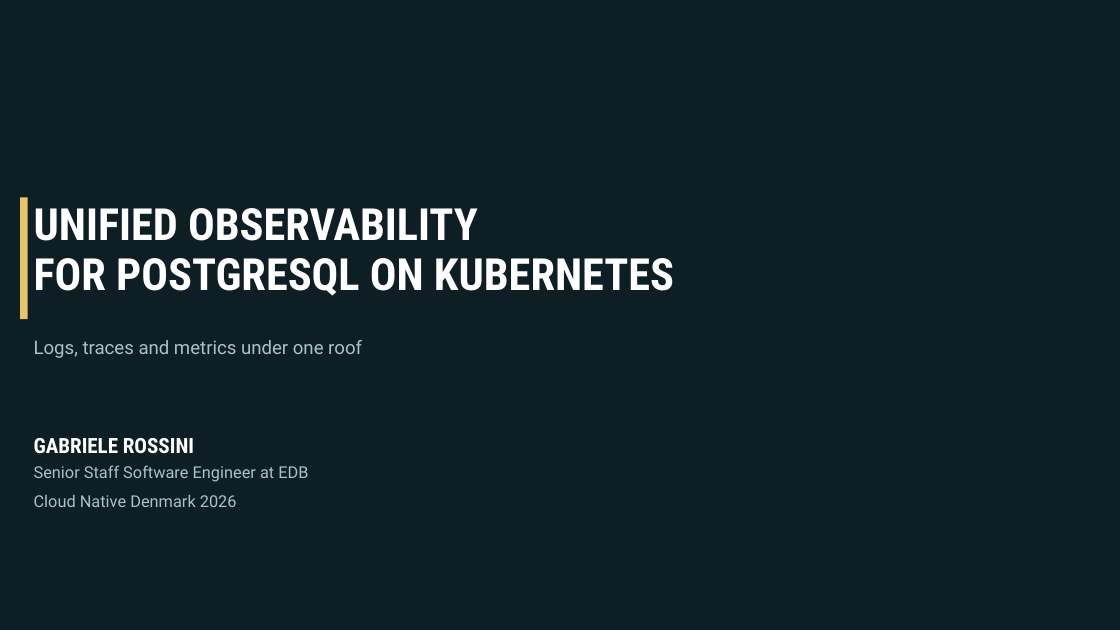
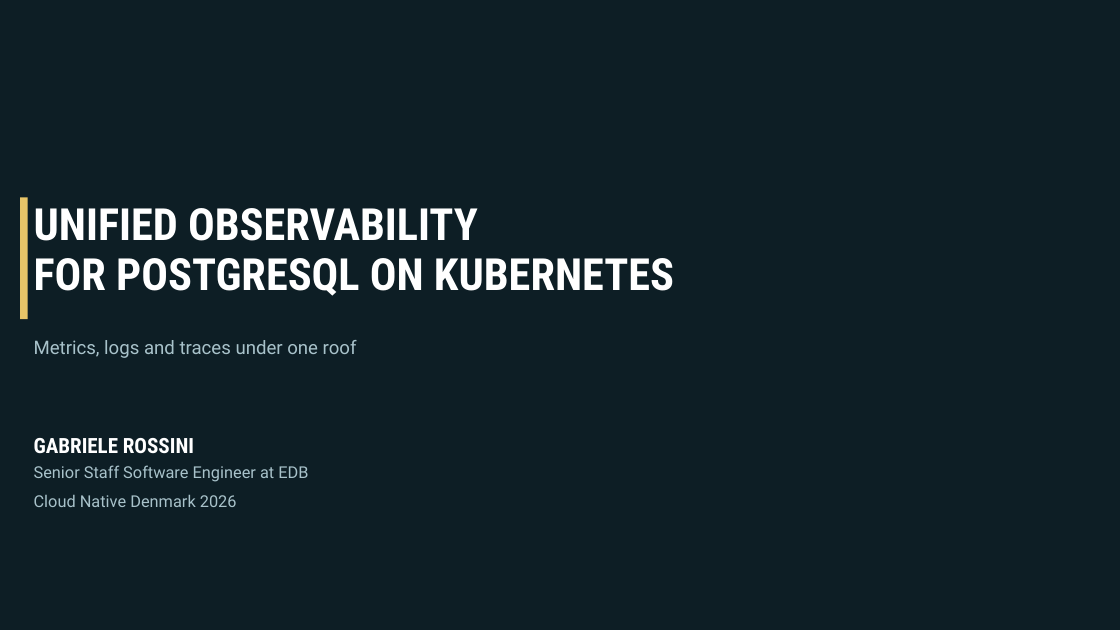
Before and after one commit to gabrosys/postgres-k8s-unified-o11y, a slide deck: slide 1 of slides/pg-unified-o11y.pptx. Drawn at 1120x630 pixels with LibreOffice and Linux fonts; fonts in the diff are those of the drawing; background and template pictures are left out. Boxes give left, top, right and bottom in pixels: in the first picture for what was removed or moved away, otherwise in the second. Text is boxed around its words. In the diff, an @@ line names an element or a change of style, - is before the commit and + after.

```diff
--- a/slides/pg-unified-o11y.pptx
+++ b/slides/pg-unified-o11y.pptx
@@ text at [34, 340, 357, 358]: text changed @@
-Logs, traces and metrics under one roof
+Metrics, logs and traces under one roof
```
Also in this commit, not shown: 7 other slides changed, 8 slides added, 6 slides removed, 2 other files.
